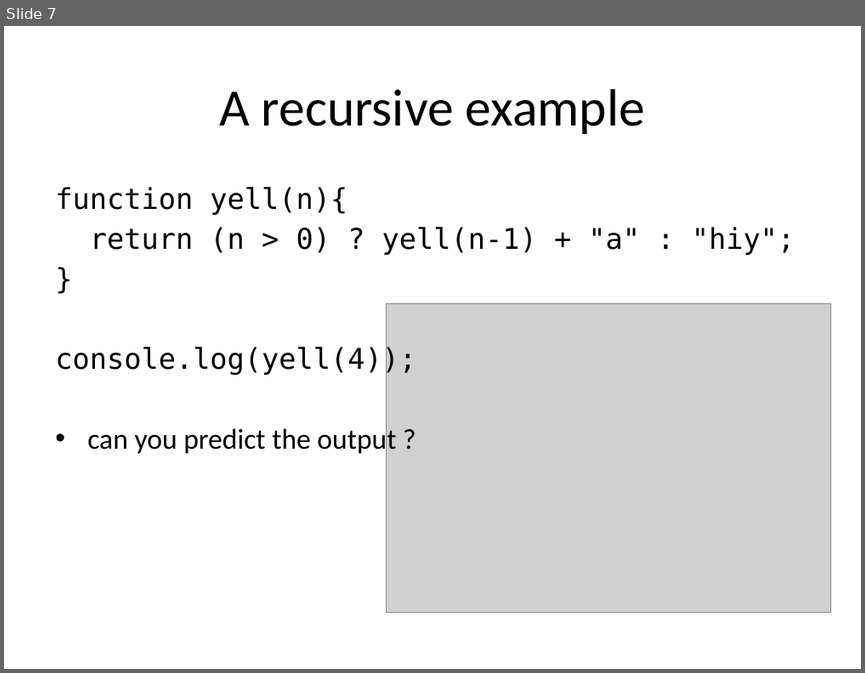
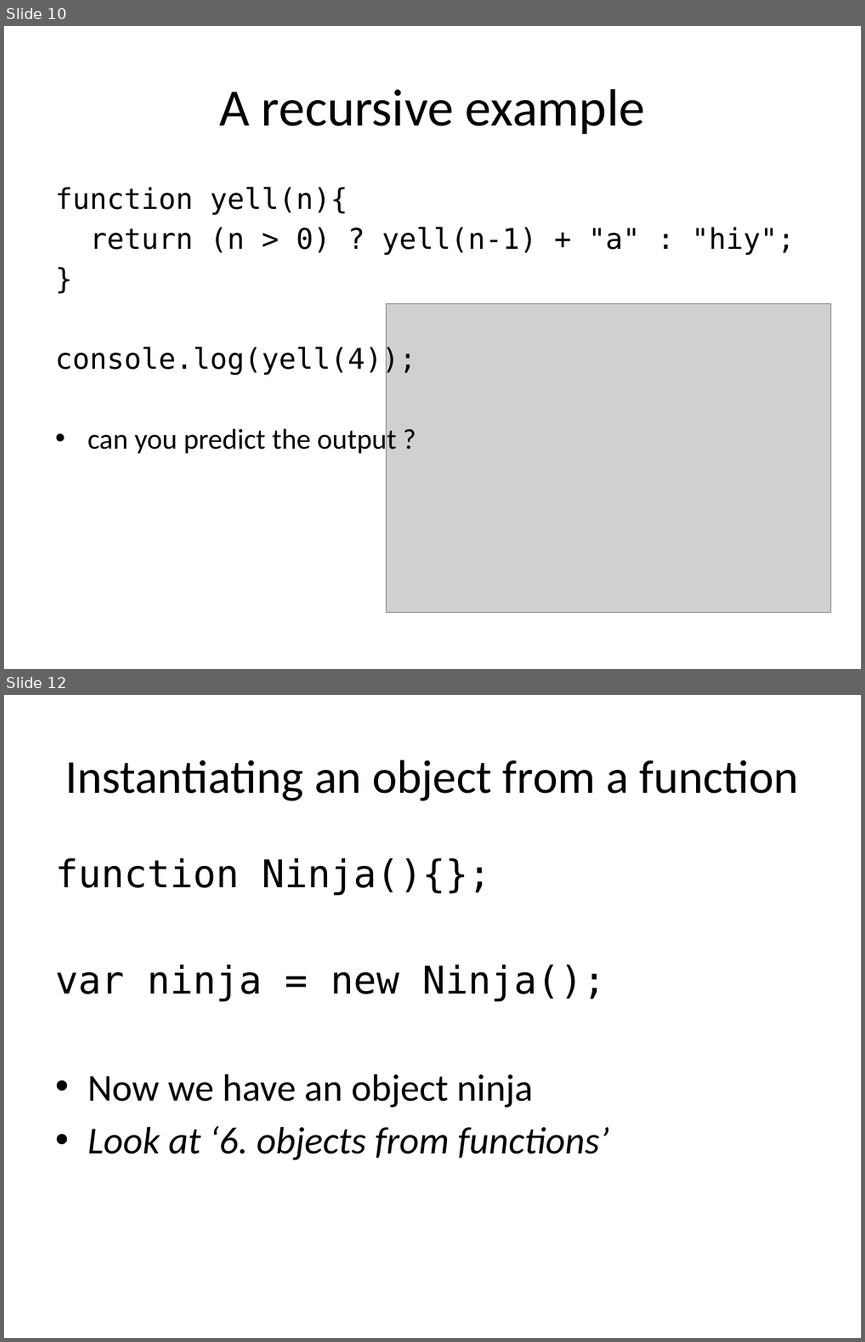
Before and after one commit to kimon-satan/SAEjavaScript, a slide deck: week8/slides/week8.pptx. Shown one above the other, each under a label of ours: slide 7 before the commit, slides 10 and 12 after it; the slides between them are not shown. The pictures are 865x673 and 865x1342 pixels, drawn with LibreOffice and Linux fonts; fonts in the diff are those of the drawing; grey boxes stand for pictures. Boxes give left, top, right and bottom in pixels: in the first picture for what was removed or moved away, otherwise in the second. Text is boxed around its words. In the diff, an @@ line names an element or a change of style, - is before the commit and + after.

```diff
--- a/week8/slides/week8.pptx
+++ b/week8/slides/week8.pptx
@@ slide 12 added at <box>4,695,861,1338</box>, background #FFFFFF @@
@@ title added at <box>65,760,799,801</box>, 39.6 pt, text #000000 @@
+Instantiating an object from a function
@@ text added at <box>55,858,609,1160</box>, 32 pt, text #000000 @@
+function Ninja(){};
+var ninja = new Ninja();
+• Now we have an object ninja
+• Look at ‘6. objects from functions’
@@ what was slide 7 is now slide 10 @@
```
Also in this commit, not shown: 5 slides changed, 9 other slides added, 1 slide removed.
